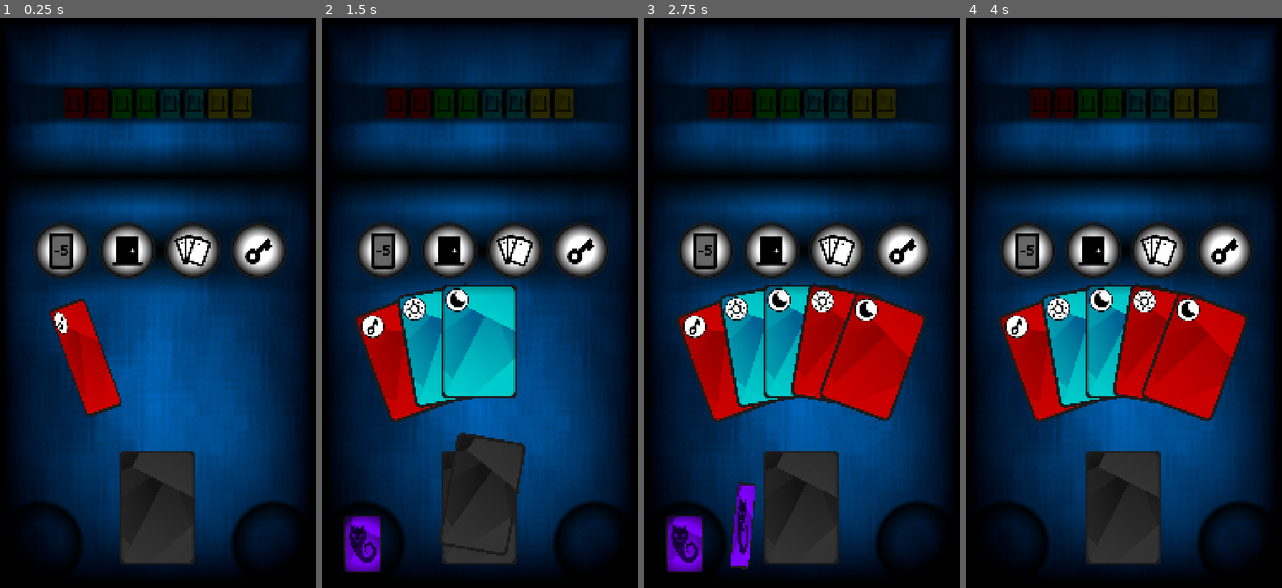
Above: before the commit, frames 1-4 (left to right).
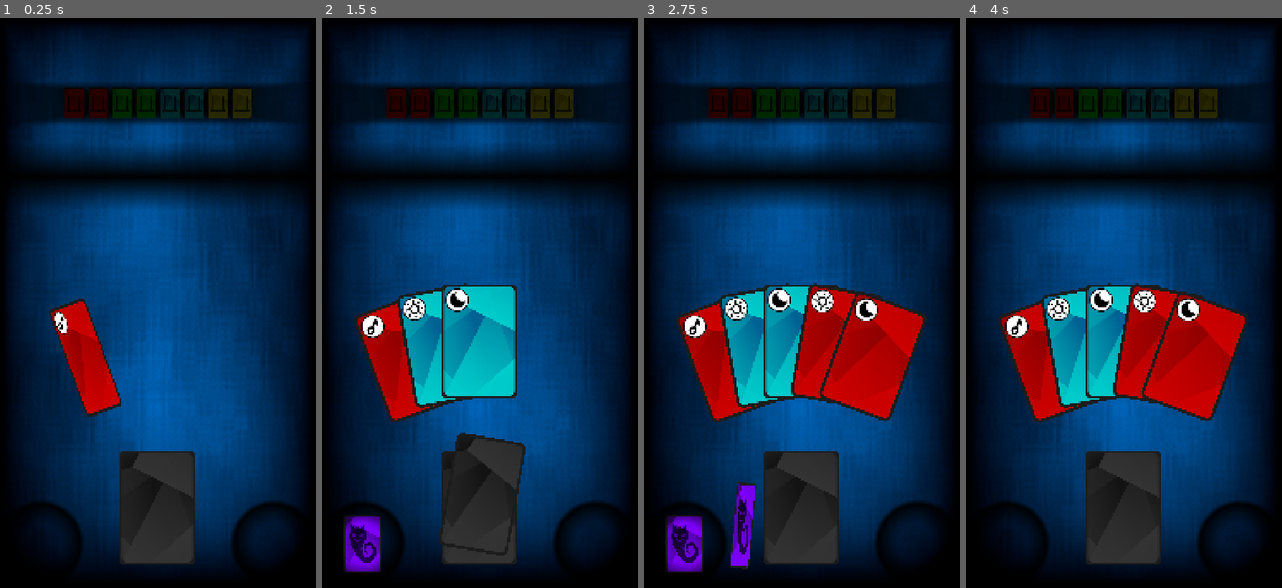
Above: after the commit, the same moments.

Repository: marcopar/Onirica
Game: Godot game, scene res://scenes/main/main.tscn
The game is run twice, just before and just after one commit, with the same random seed, the same clock (stepped at 60 frames per second) and the same inputs.
Inputs (mouse positions are in pixels of both pictures, inside the frame that each line leads up to):
- Up to frame 1 (0.25 s): no input
- Up to frame 2 (1.5 s): drag from (480, 508) to (480, 177) at 0.52 s; drag from (363, 542) to (480, 508) at 1.27 s
- Up to frame 3 (2.75 s): move the mouse to (729, 360) at 2.02 s; click (729, 360) at 2.17 s
- Up to frame 4 (4 s): drag from (1063, 525) to (1240, 542) at 2.77 s; drag from (1133, 496) to (1007, 542) at 3.52 s

The runs differ from the first frame. In frame 1, 9.4% of the frame differs, in the area x 10-91%, y 34-48%; in frame 2, 9.4%; in frame 3, 9.3%; in frame 4, 9.3%.

Commit message:
Nightmare panel tuning

Diff:
--- a/project/scenes/doorspanel/doors_panel.gd
+++ b/project/scenes/doorspanel/doors_panel.gd
@@ -76,6 +76,7 @@
 func set_outline(enabled: bool) -> void:
 	for i in range(1, MAX_DOORS + 1):
 		var node: Sprite2D = door_container.find_child(str("D", i))
+		#if the door is light the we should apply the outline
 		if node.self_modulate.r == LIGHT_DOOR:
 			##the shader has an instance parameter to enable it or not on the single card
 			node.set_instance_shader_parameter("enabled", enabled)
--- a/project/scenes/main/main.tscn
+++ b/project/scenes/main/main.tscn
@@ -62,6 +62,7 @@
 position = Vector2(540, 1330)
 
 [node name="NightmarePanel" parent="." instance=ExtResource("8_7jqxr")]
+visible = false
 z_index = 199
 position = Vector2(220, 788)
 
--- a/project/scenes/nightmare_panel/nightmare_button.tscn
+++ b/project/scenes/nightmare_panel/nightmare_button.tscn
@@ -8,8 +8,8 @@
 radius = 100.0
 
 [sub_resource type="Gradient" id="Gradient_el3ds"]
-offsets = PackedFloat32Array(0, 0.565517, 0.674138)
-colors = PackedColorArray(1, 1, 1, 1, 1, 1, 1, 1, 0, 0, 0, 0)
+offsets = PackedFloat32Array(0, 0.560897, 0.674138)
+colors = PackedColorArray(1, 1, 1, 1, 1, 1, 1, 0.431373, 0, 0, 0, 0)
 
 [sub_resource type="GradientTexture2D" id="GradientTexture2D_krnib"]
 gradient = SubResource("Gradient_el3ds")
--- a/project/scenes/nightmare_panel/nightmare_panel.tscn
+++ b/project/scenes/nightmare_panel/nightmare_panel.tscn
@@ -11,7 +11,7 @@
 blend_mode = 3
 
 [sub_resource type="Gradient" id="Gradient_t1ikr"]
-offsets = PackedFloat32Array(0, 0.657051, 1)
+offsets = PackedFloat32Array(0.323718, 0.74359, 1)
 colors = PackedColorArray(0, 0, 0, 1, 0.625, 0.625, 0.625, 1, 1, 1, 1, 1)
 
 [sub_resource type="GradientTexture2D" id="GradientTexture2D_ru42g"]
